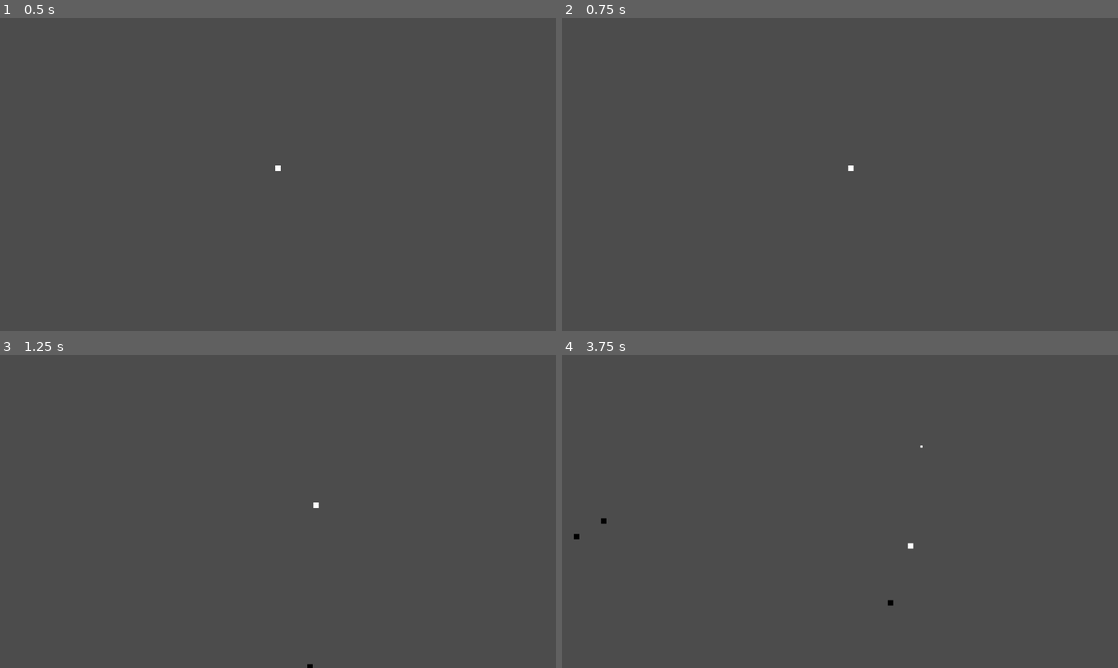
Above: before the commit, frames 1-4 (two rows, left to right).
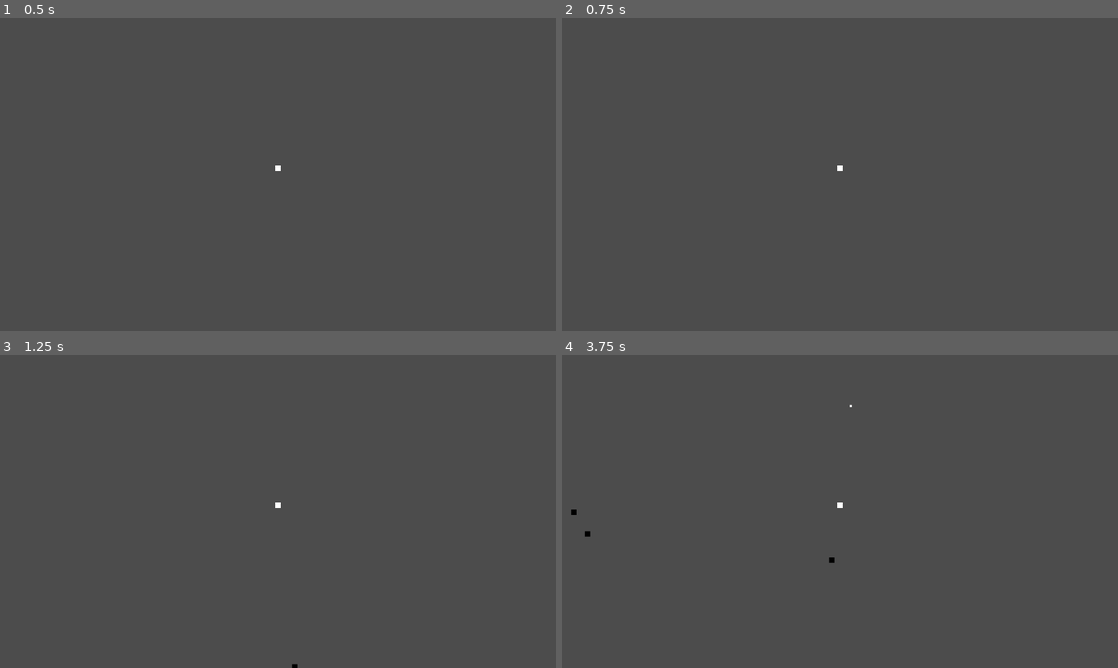
Above: after the commit, the same moments.

Repository: Blargansmarf/ClicheCowboy
Game: Godot game, scene res://scenes/level.tscn
Two runs of this game, one before a commit and one after it. Both use one fixed random seed, a clock stepped at 60 frames per second and the inputs below.
Inputs:
- Up to frame 1 (0.5 s): no input
- Up to frame 2 (0.75 s): tap Enter at 0.5 s; hold D (right) from 0.53 s (still down)
- Up to frame 3 (1.25 s): keep holding D (right)
- Up to frame 4 (3.75 s): release D (right) at 1.28 s; hold S (down) 1.28-2.03 s; hold D (right) 2.03-2.78 s; hold Up (shoot_up) 2.78-3.53 s; hold A (left) from 3.53 s (still down)

Frame 1 is identical in both runs. In frame 2, less than 0.1% of the frame differs, in the area x 49-53%, y 47-49%; in frame 3, less than 0.1%; in frame 4, 0.2%, in the area x 1-65%, y 15-80%.

Commit message:
pause works

Diff:
--- a/clichecowboy/project.godot
+++ b/clichecowboy/project.godot
@@ -20,6 +20,58 @@
 
 [input]
 
+ui_accept={
+"deadzone": 0.5,
+"events": [  ]
+}
+ui_select={
+"deadzone": 0.5,
+"events": [  ]
+}
+ui_cancel={
+"deadzone": 0.5,
+"events": [  ]
+}
+ui_focus_next={
+"deadzone": 0.5,
+"events": [  ]
+}
+ui_focus_prev={
+"deadzone": 0.5,
+"events": [  ]
+}
+ui_left={
+"deadzone": 0.5,
+"events": [  ]
+}
+ui_right={
+"deadzone": 0.5,
+"events": [  ]
+}
+ui_up={
+"deadzone": 0.5,
+"events": [  ]
+}
+ui_down={
+"deadzone": 0.5,
+"events": [  ]
+}
+ui_page_up={
+"deadzone": 0.5,
+"events": [  ]
+}
+ui_page_down={
+"deadzone": 0.5,
+"events": [  ]
+}
+ui_home={
+"deadzone": 0.5,
+"events": [  ]
+}
+ui_end={
+"deadzone": 0.5,
+"events": [  ]
+}
 left={
 "deadzone": 0.5,
 "events": [ Object(InputEventKey,"resource_local_to_scene":false,"resource_name":"","device":0,"alt":false,"shift":false,"control":false,"meta":false,"command":false,"pressed":false,"scancode":65,"physical_scancode":0,"unicode":0,"echo":false,"script":null)
@@ -70,6 +122,11 @@
 "events": [ Object(InputEventKey,"resource_local_to_scene":false,"resource_name":"","device":0,"alt":false,"shift":false,"control":false,"meta":false,"command":false,"pressed":false,"scancode":16777234,"physical_scancode":0,"unicode":0,"echo":false,"script":null)
  ]
 }
+pause={
+"deadzone": 0.5,
+"events": [ Object(InputEventKey,"resource_local_to_scene":false,"resource_name":"","device":0,"alt":false,"shift":false,"control":false,"meta":false,"command":false,"pressed":false,"scancode":16777217,"physical_scancode":0,"unicode":0,"echo":false,"script":null)
+ ]
+}
 
 [physics]
 
--- a/clichecowboy/scenes/player.tscn
+++ b/clichecowboy/scenes/player.tscn
@@ -23,3 +23,6 @@
 
 [node name="CollisionShape2D" type="CollisionShape2D" parent="."]
 shape = SubResource( 2 )
+
+[node name="Camera2D" type="Camera2D" parent="."]
+current = true
--- a/clichecowboy/scripts/bandito.gd
+++ b/clichecowboy/scripts/bandito.gd
@@ -5,6 +5,7 @@
 var velocity = Vector2()
 var alive = true
 var health = 0
+var paused = false
 
 # Called when the node enters the scene tree for the first time.
 func _ready():
@@ -18,7 +19,7 @@
 	velocity = dir
 
 func _physics_process(_delta):
-	if alive:
+	if alive and !paused:
 		if health <= 0:
 			alive = false
 			pass
--- a/clichecowboy/scripts/bullet.gd
+++ b/clichecowboy/scripts/bullet.gd
@@ -5,6 +5,7 @@
 var velocity = Vector2()
 var damage = 0
 var time = 0
+var paused = false
 
 # Called when the node enters the scene tree for the first time.
 func _ready():
@@ -18,7 +19,7 @@
 	alive = true
 
 func _physics_process(delta):
-	if alive:
+	if alive and !paused:
 		time -= delta
 		if time <= 0:
 			alive = false
--- a/clichecowboy/scripts/game_controller.gd
+++ b/clichecowboy/scripts/game_controller.gd
@@ -13,6 +13,7 @@
 #trash is stored as type, position
 var trash = []
 
+var paused = false
 var frameCount = 0
 export (int) var spawnRate = 60
 var rng = RandomNumberGenerator.new()
@@ -29,31 +30,39 @@
 
 
 # Called every frame. 'delta' is the elapsed time since the previous frame.
+# warning-ignore:unused_argument
 func _physics_process(delta):
-	frameCount+=1
-	if player.shoot:
-		player.shoot = false
-		bullets.append(bulletScn.instance())
-		bullets[-1].position = player.position
-		bullets[-1].init_stats(200, player.shootDir, 1, 2)
-		add_child(bullets[-1])
+	if !paused:
+		frameCount+=1
+		if player.shoot:
+			player.shoot = false
+			bullets.append(bulletScn.instance())
+			bullets[-1].position = player.position
+			bullets[-1].init_stats(200, player.shootDir, 1, 2)
+			add_child(bullets[-1])
 
-	if !enemies.empty():
-		for e in enemies:
-			if !e.alive:
-				trash.append(Thing.ENEMY)
-				trash.append(enemies.find(e))
-			else:
-				var dir = getSlope(e.position, player.position)
-				e.setDir(dir)
-	if !bullets.empty():
-		for b in bullets:
-			if !b.alive:
-				trash.append(Thing.BULLET)
-				trash.append(bullets.find(b))
-	if frameCount % spawnRate == 0:
-		generateEnemy()
-	cleanUp()
+		if !enemies.empty():
+			for e in enemies:
+				if !e.alive:
+					trash.append(Thing.ENEMY)
+					trash.append(enemies.find(e))
+				else:
+					var dir = getSlope(e.position, player.position)
+					e.setDir(dir)
+		if !bullets.empty():
+			for b in bullets:
+				if !b.alive:
+					trash.append(Thing.BULLET)
+					trash.append(bullets.find(b))
+		if frameCount % spawnRate == 0:
+			generateEnemy()
+		cleanUp()
+
+	if Input.is_action_just_pressed("pause"):
+		if paused:
+			unpauseGame()
+		elif !paused:
+			pauseGame()
 
 func getSlope(src, dest):
 	return dest - src
@@ -77,13 +86,34 @@
 	enemies[-1].initStats(50, 1)
 	var loc = rng.randi_range(0, 3)
 	var pos = Vector2()
+	var playerPosDiff = player.position - screenSize/2
 	if  loc == 0:
-		pos = Vector2(rng.randi_range(-10, screenSize.x), -10)
+		pos = Vector2(rng.randi_range(-10, screenSize.x) + playerPosDiff.x, -10 + playerPosDiff.y)
 	elif loc == 1:
-		pos = Vector2(screenSize.x + 10, rng.randi_range(0, screenSize.y))
+		pos = Vector2(screenSize.x + 10 + playerPosDiff.x, rng.randi_range(0, screenSize.y) + playerPosDiff.y)
 	elif loc == 2:
-		pos = Vector2(rng.randi_range(-10, screenSize.x), screenSize.y + 10)
+		pos = Vector2(rng.randi_range(-10, screenSize.x) + playerPosDiff.x, screenSize.y + 10 + playerPosDiff.y)
 	else:
-		pos = Vector2(-10, rng.randi_range(0, screenSize.y))
+		pos = Vector2(-10 + playerPosDiff.x, rng.randi_range(0, screenSize.y) + playerPosDiff.y)
 	enemies[-1].position = pos
 	add_child(enemies[-1])
+
+func pauseGame():
+	paused = true
+	player.paused = true
+	if !bullets.empty():
+		for b in bullets:
+			b.paused = true
+	if !enemies.empty():
+		for e in enemies:
+			e.paused = true
+
+func unpauseGame():
+	paused = false
+	player.paused = false
+	if !bullets.empty():
+		for b in bullets:
+			b.paused = false
+	if !enemies.empty():
+		for e in enemies:
+			e.paused = false
--- a/clichecowboy/scripts/player.gd
+++ b/clichecowboy/scripts/player.gd
@@ -8,6 +8,7 @@
 var shoot = false
 var shootDir = Vector2()
 var shootDelta = 0.0
+var paused = false
 
 onready var collider = $CollisionShape2D
 onready var sprite = $AnimatedSprite
@@ -22,14 +23,15 @@
 #	pass
 
 func _physics_process(delta):
-	if !canShoot:
-		shootDelta += delta
-		if shootDelta >= shootCooldown:
-			canShoot = true
-			shootDelta = 0.0
+	if !paused:
+		if !canShoot:
+			shootDelta += delta
+			if shootDelta >= shootCooldown:
+				canShoot = true
+				shootDelta = 0.0
 
-	player_input()
-	velocity = move_and_slide(velocity)
+		player_input()
+		velocity = move_and_slide(velocity)
 
 func player_input():
 	#movement logic
